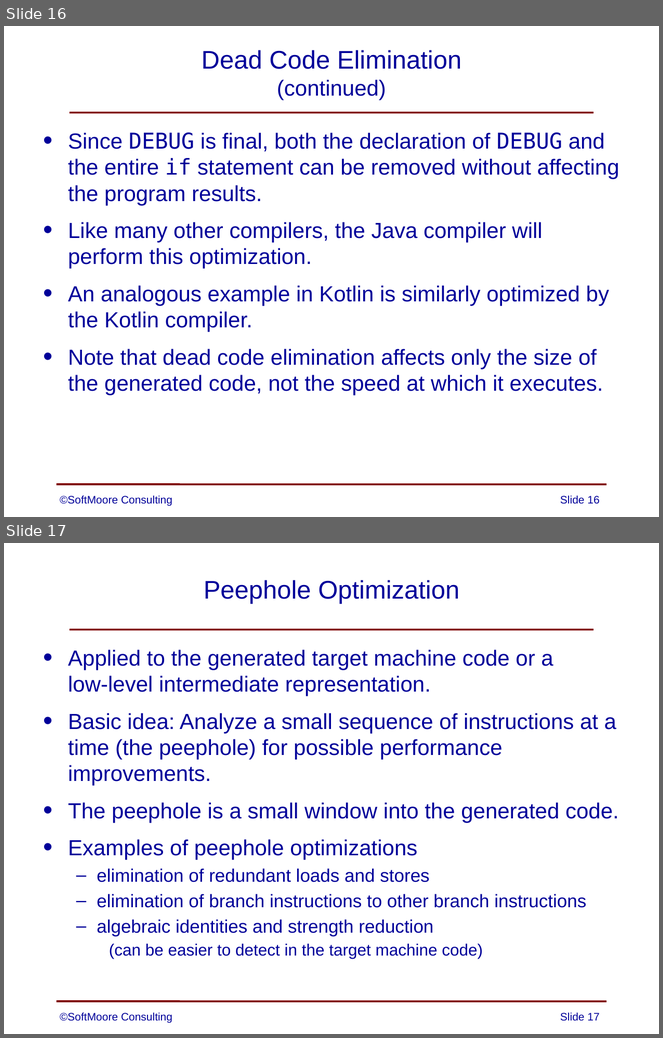
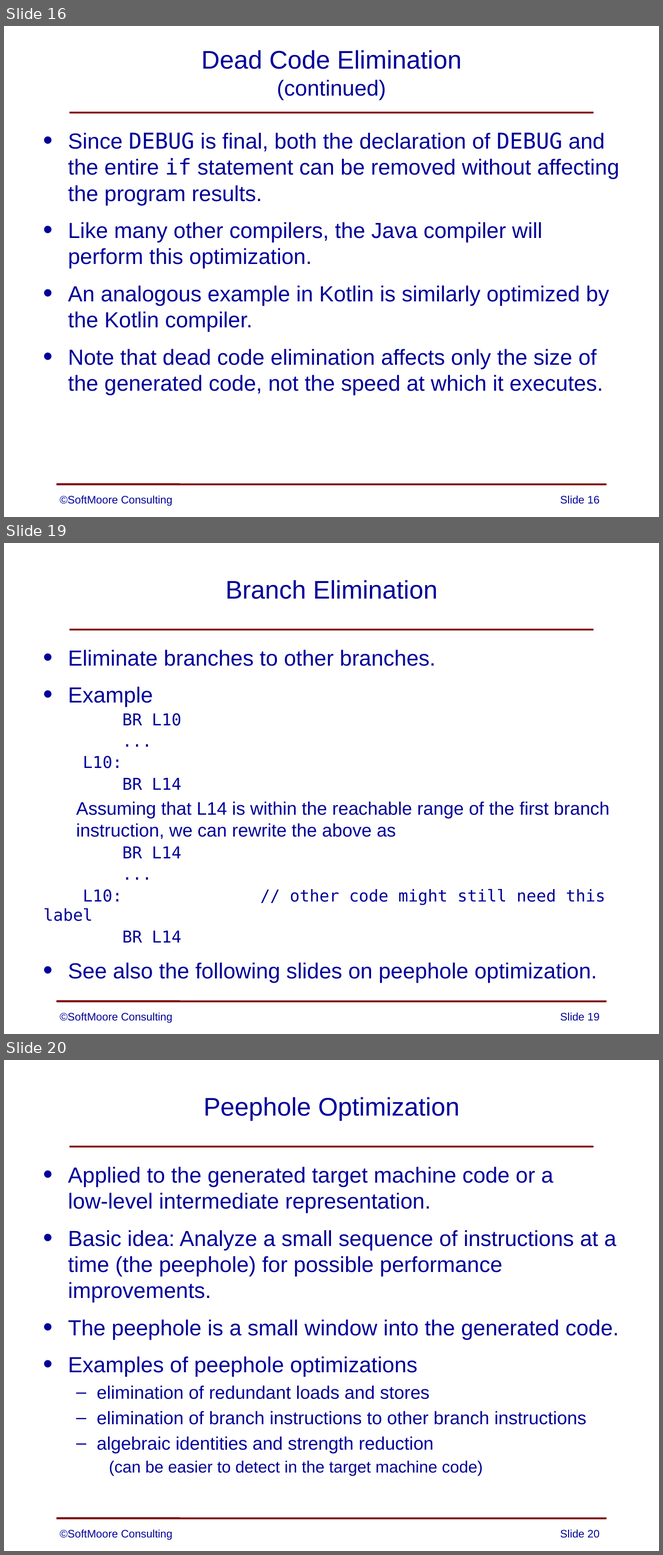
Before and after one commit to SoftMoore/CPRL-Kt-2nd, a slide deck: PowerPoints/12 - Optimization.pptx. Shown one above the other, each under a label of ours: slides 16 and 17 before the commit, slides 16, 19 and 20 after it; the slides between them are not shown. The pictures are 663x1038 and 663x1555 pixels, drawn with LibreOffice and Linux fonts; fonts in the diff are those of the drawing. Boxes give left, top, right and bottom in pixels: in the first picture for what was removed or moved away, otherwise in the second. Text is boxed around its words. In the diff, an @@ line names an element or a change of style, - is before the commit and + after.

Commit message:
added slides for two additional optimizations

```diff
--- a/PowerPoints/12 - Optimization.pptx
+++ b/PowerPoints/12 - Optimization.pptx
@@ slide 19 added at (4, 543, 659, 1034), background #FFFFFF; not listed: 2 template elements that a slide beside it also shows @@
@@ title added at (226, 580, 438, 599), 28 pt, text #000099 @@
+Branch Elimination
@@ text added at (68, 650, 610, 983), 20 pt, text #000099 @@
+• Eliminate branches to other branches.
+• Example
+BR L10
+...
+L10:
+BR L14
+  Assuming that L14 is within the reachable range of the first branch instruction, we can rewrite the above as
+BR L14
+...
+L10: // other code might still need this label
+BR L14
+• See also the following slides on peephole optimization.
@@ text added at (60, 1013, 172, 1023), 12 pt, text #000099 @@
+©SoftMoore Consulting
@@ page number added at (560, 1013, 599, 1021), 12 pt, text #000099 @@
+Slide 19
@@ what was slide 17 is now slide 20 @@
@@ page number at (560, 1530, 599, 1538): text changed @@
-Slide 17
+Slide 20
```
Also in this commit, not shown: 4 slides changed, 2 other slides added.
